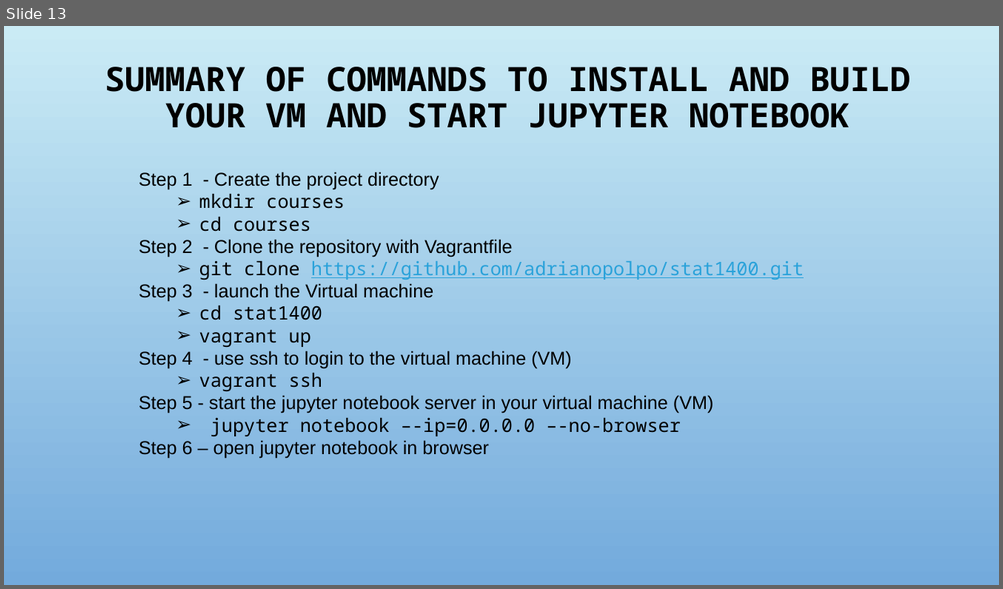
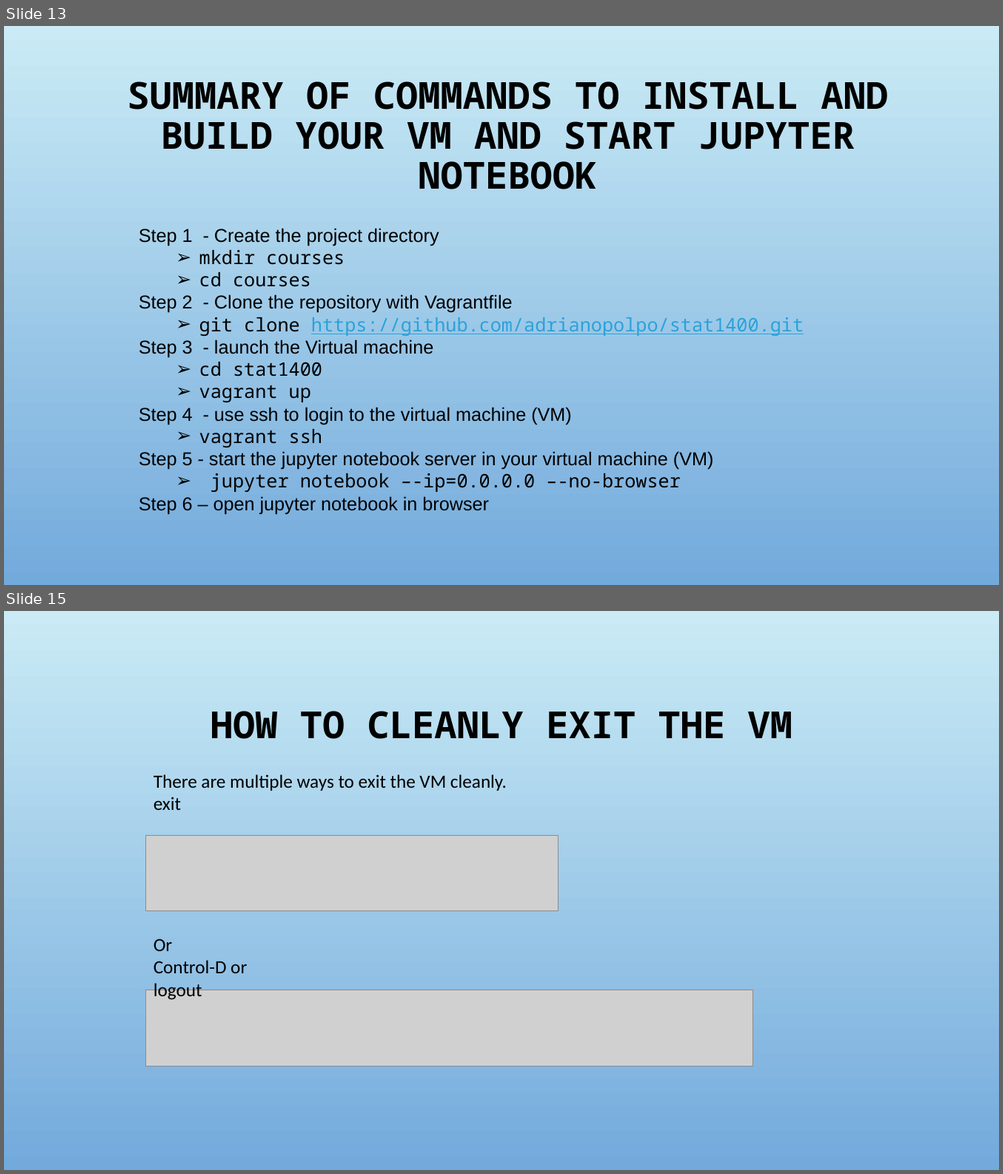
Before and after one commit to adrianopolpo/stat1400, a slide deck: VM_instructions.pptx. Shown one above the other, each under a label of ours: slide 13 before the commit, slides 13 and 15 after it; the slides between them are not shown. The pictures are 1003x589 and 1003x1174 pixels, drawn with LibreOffice and Linux fonts; fonts in the diff are those of the drawing; grey boxes stand for pictures; background and template pictures are left out. Boxes give left, top, right and bottom in pixels: in the first picture for what was removed or moved away, otherwise in the second. Text is boxed around its words. In the diff, an @@ line names an element or a change of style, - is before the commit and + after.

```diff
--- a/VM_instructions.pptx
+++ b/VM_instructions.pptx
@@ slide 15 added at bbox=[4, 611, 999, 1170], background picture (left out) @@
@@ title added at bbox=[210, 711, 792, 739], 36 pt, text #000000, bold @@
+HOW TO CLEANLY EXIT THE VM
@@ text added at bbox=[153, 775, 506, 810], 18 pt, text #000000 @@
+There are multiple ways to exit the VM cleanly.
+exit
@@ picture added at bbox=[146, 835, 558, 910] @@
@@ text added at bbox=[153, 939, 247, 1001], 18 pt, text #000000 @@
+Or
+Control-D or logout
@@ picture added at bbox=[146, 990, 752, 1066] @@
@@ slide 13 changed as well @@
@@ title "SUMMARY OF COMMANDS TO INSTALL ...": place and size @@
-title "SUMMARY OF COMMANDS TO INSTALL ..." at bbox=[105, 67, 910, 128]
+title "SUMMARY OF COMMANDS TO INSTALL ..." at bbox=[127, 82, 888, 190]
@@ title "SUMMARY OF COMMANDS TO INSTALL ..." at bbox=[127, 82, 888, 190]: size 32.4 to 36 pt @@
@@ text "Step 1 - Create the ...": place and size @@
-text "Step 1 - Create the ..." at bbox=[139, 172, 803, 459]
+text "Step 1 - Create the ..." at bbox=[139, 228, 803, 514]
```
Also in this commit, not shown: 12 other slides changed, 3 other slides added.
